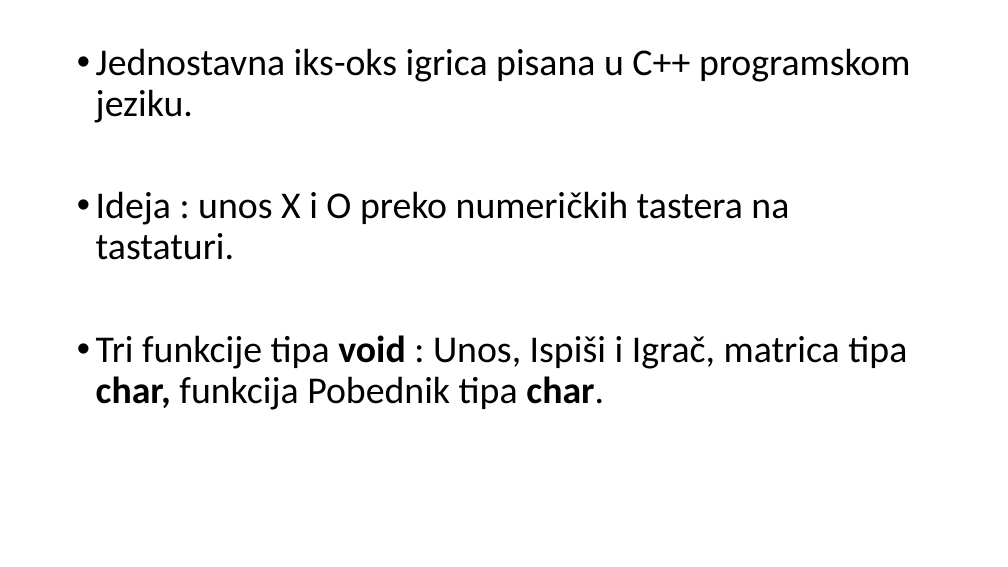
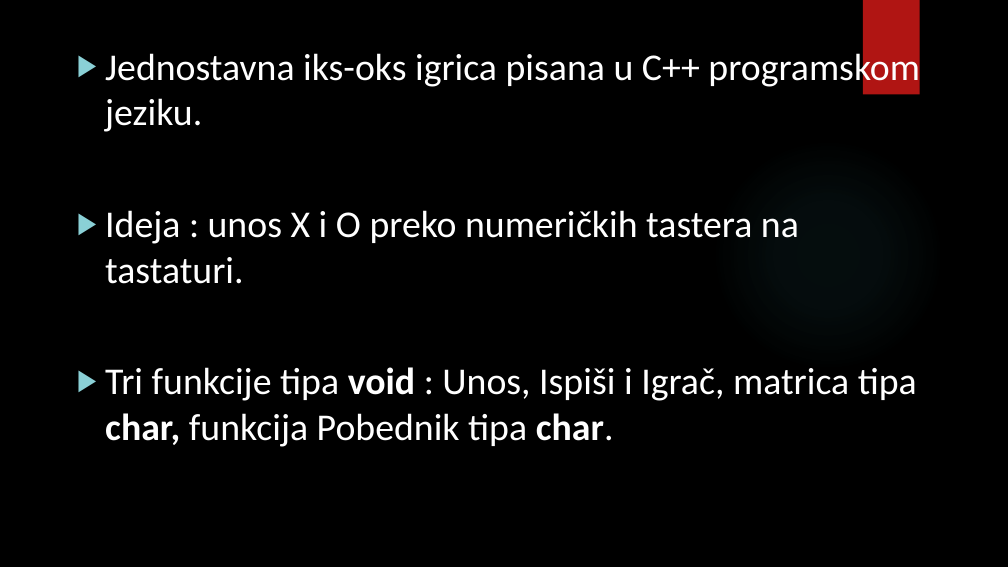
Before and after one commit to DjordjeA/X-O-game, a slide deck: slide 2 of Iks-Oks.pptx. Drawn at 1008x567 pixels with LibreOffice and Linux fonts; fonts in the diff are those of the drawing; background and template pictures are left out. Boxes give left, top, right and bottom in pixels: in the first picture for what was removed or moved away, otherwise in the second. Text is boxed around its words. In the diff, an @@ line names an element or a change of style, - is before the commit and + after.

```diff
--- a/Iks-Oks.pptx
+++ b/Iks-Oks.pptx
@@ background #FFFFFF to picture (left out) @@
@@ rectangle added at (863, 0, 920, 95), fill #B01513 @@
@@ text "Jednostavna iks-oks igrica pisana u ..." at (105, 49, 920, 447): text colour #000000 to #FFFFFF; bullet • to ▶; line spacing 0.9 to 1 @@
@@ ellipse added at (712, 138, 944, 371), fill gradient #50B9C1 @@
```
Also in this commit, not shown: 5 other slides changed.
